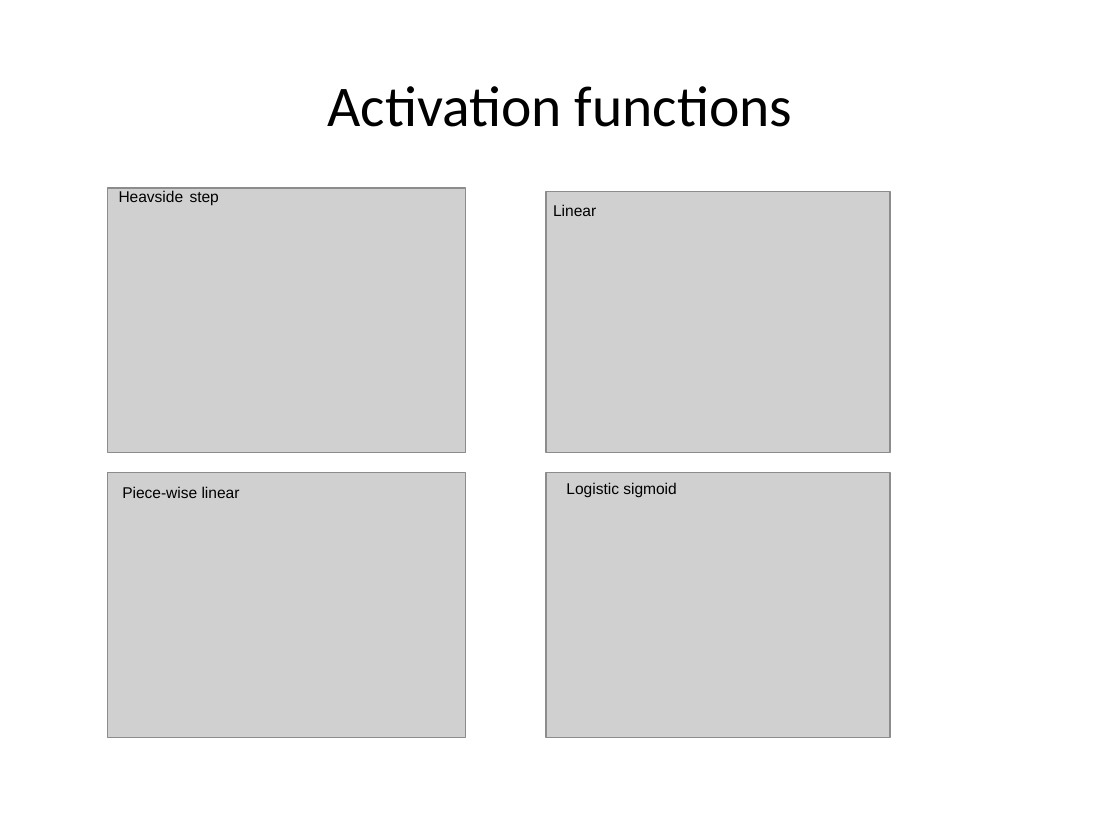
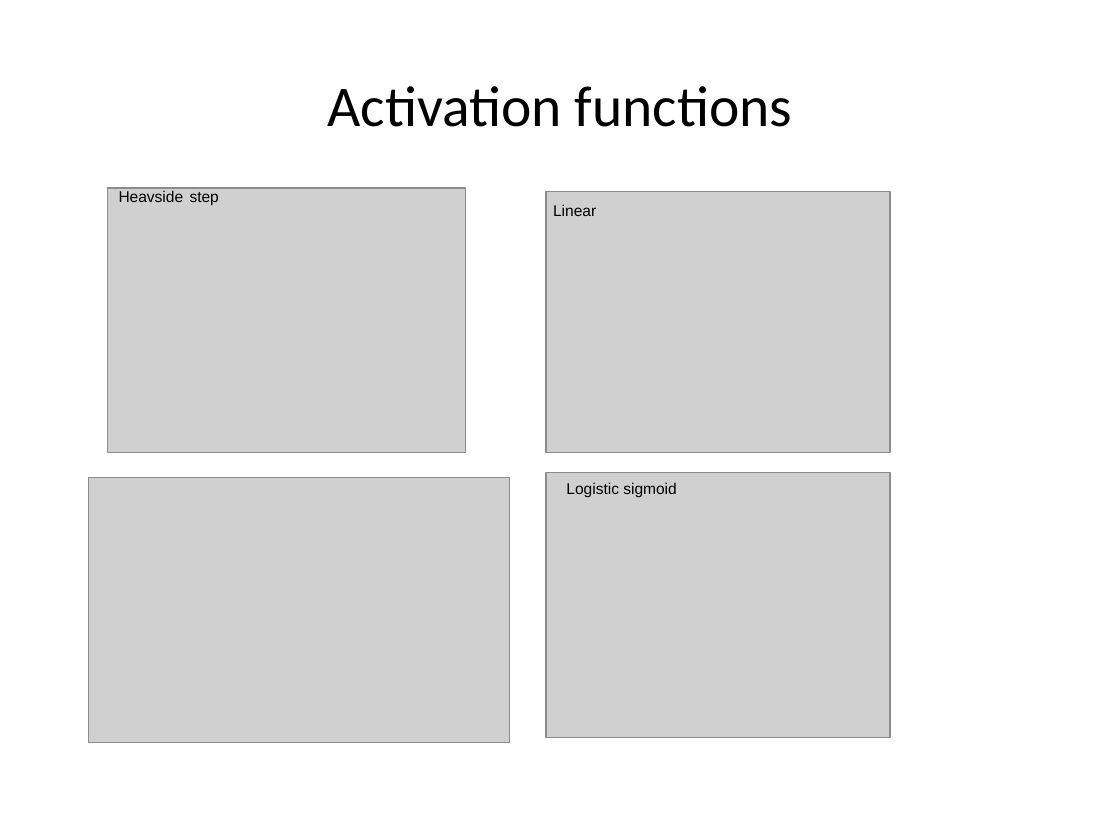
Before and after one commit to dtemraz/machine-learning, a slide deck: slide 26 of src/main/resources/nn.pptx (slide 11 before the commit). Drawn at 1120x840 pixels with LibreOffice and Linux fonts; fonts in the diff are those of the drawing; grey boxes stand for pictures; background and template pictures are left out. Boxes give left, top, right and bottom in pixels: in the first picture for what was removed or moved away, otherwise in the second. Text is boxed around its words. In the diff, an @@ line names an element or a change of style, - is before the commit and + after.

Commit message:
naive bayes, linear regression, reorganization

```diff
--- a/src/main/resources/nn.pptx
+++ b/src/main/resources/nn.pptx
@@ picture: place and size @@
-picture at [108, 473, 466, 737]
+picture at [88, 477, 510, 743]
@@ text removed at [122, 486, 240, 498] @@
-Piece-wise linear
```
Also in this commit, not shown: 4 other slides changed, 15 slides added, 39 other files.
